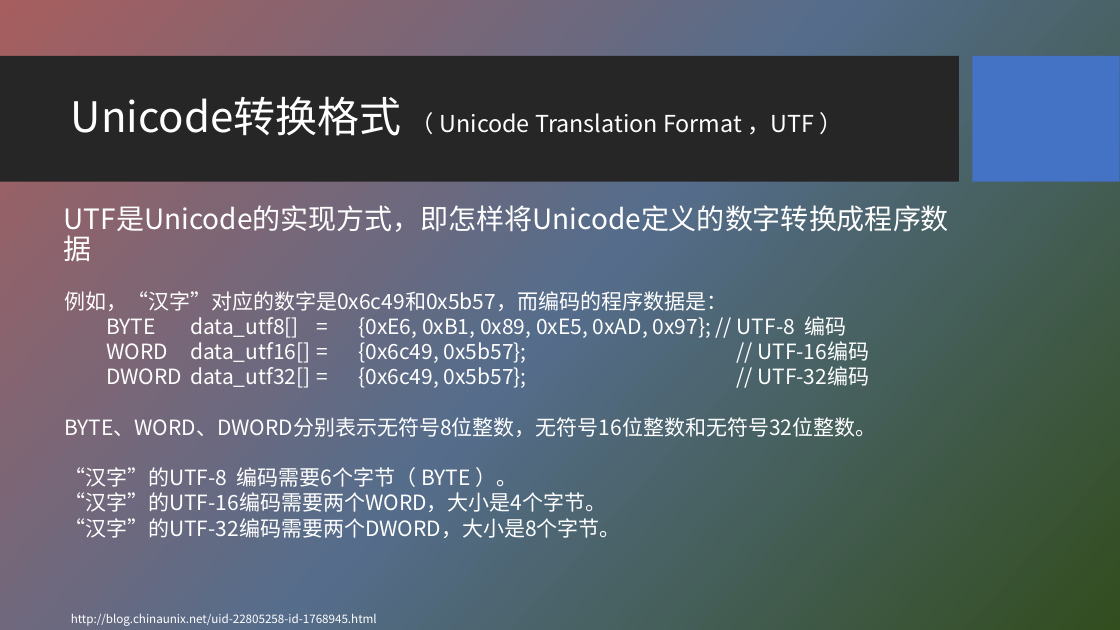
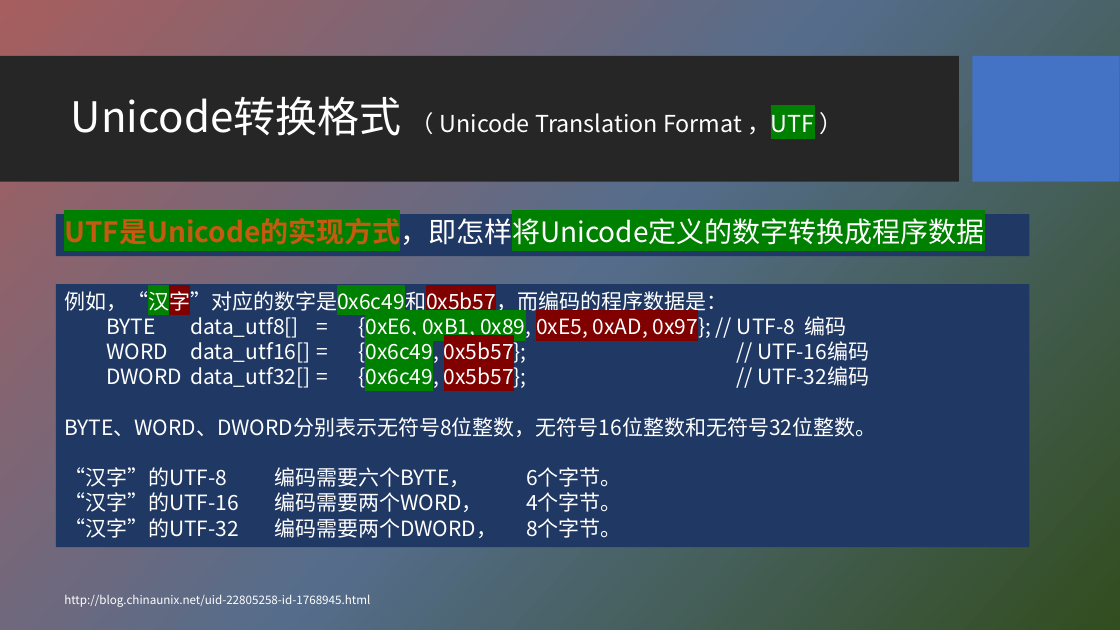
Before and after one commit to HBU/NLP_PPT, a slide deck: slide 16 of PPT-2020/ch06 字符编码与字频统计.pptx (slide 15 before the commit). Drawn at 1120x630 pixels with LibreOffice and Linux fonts; fonts in the diff are those of the drawing; background and template pictures are left out. Boxes give left, top, right and bottom in pixels: in the first picture for what was removed or moved away, otherwise in the second. Text is boxed around its words. In the diff, an @@ line names an element or a change of style, - is before the commit and + after.

```diff
--- a/PPT-2020/ch06 字符编码与字频统计.pptx
+++ b/PPT-2020/ch06 字符编码与字频统计.pptx
@@ title "Unicode转换格式 （ Unicode Translation Format ..." at [71, 96, 815, 138]: highlight none to #008000 in "，UTF" @@
@@ text "UTF是Unicode的实现方式，即怎样将Unicode定义的数字转换成程序数据": place and size @@
-text "UTF是Unicode的实现方式，即怎样将Unicode定义的数字转换成程序数据" at [64, 201, 949, 237]
+text "UTF是Unicode的实现方式，即怎样将Unicode定义的数字转换成程序数据" at [56, 214, 1030, 256]
@@ text "UTF是Unicode的实现方式，即怎样将Unicode定义的数字转换成程序数据" at [56, 214, 1030, 256]: text colour #FFFFFF to #C55A11, bold on in "UTF是Unicode的实现方式，即怎样将Unicode定义的数字转换成程序数据"; highlight none to #008000; fill none to #203864 @@
@@ rectangle "例如，“汉字”对应的数字是0x6c49和0x5b57，而编码的程序数据是：": place and size @@
-rectangle "例如，“汉字”对应的数字是0x6c49和0x5b57，而编码的程序数据是：" at [64, 291, 876, 538]
+rectangle "例如，“汉字”对应的数字是0x6c49和0x5b57，而编码的程序数据是：" at [56, 284, 1030, 547]
@@ rectangle "例如，“汉字”对应的数字是0x6c49和0x5b57，而编码的程序数据是：" at [56, 284, 1030, 547]: fill none to #203864 @@
@@ text in rectangle at [64, 288, 869, 390]: highlight none to #008000 in "例如，“汉字”对应的数字是0x6c49和0x5b57，而编码的程序数据是：", "{0xE6, 0xB1, 0x89,", "{0x6c49,", "{0x6c49,"; highlight none to #800000 in "例如，“汉字”对应的数字是0x6c49和0x5b57，而编码的程序数据是：", "0xE5, 0xAD, 0x97};", "0x5b57};", "0x5b57};" @@
@@ text in rectangle at [64, 467, 622, 538]: text changed @@
-“汉字”的UTF-8 编码需要6个字节（ BYTE ）。
-“汉字”的UTF-16编码需要两个WORD，大小是4个字节。
-“汉字”的UTF-32编码需要两个DWORD，大小是8个字节。
+“汉字”的UTF-8 编码需要六个BYTE， 6个字节。
+“汉字”的UTF-16 编码需要两个WORD， 4个字节。
+“汉字”的UTF-32 编码需要两个DWORD， 8个字节。
@@ text "http://blog.chinaunix.net/uid-22805258-id-1768945.html": place and size @@
-text "http://blog.chinaunix.net/uid-22805258-id-1768945.html" at [71, 613, 377, 626]
+text "http://blog.chinaunix.net/uid-22805258-id-1768945.html" at [64, 595, 370, 607]
```
Also in this commit, not shown: 27 other slides changed, 3 slides added.
